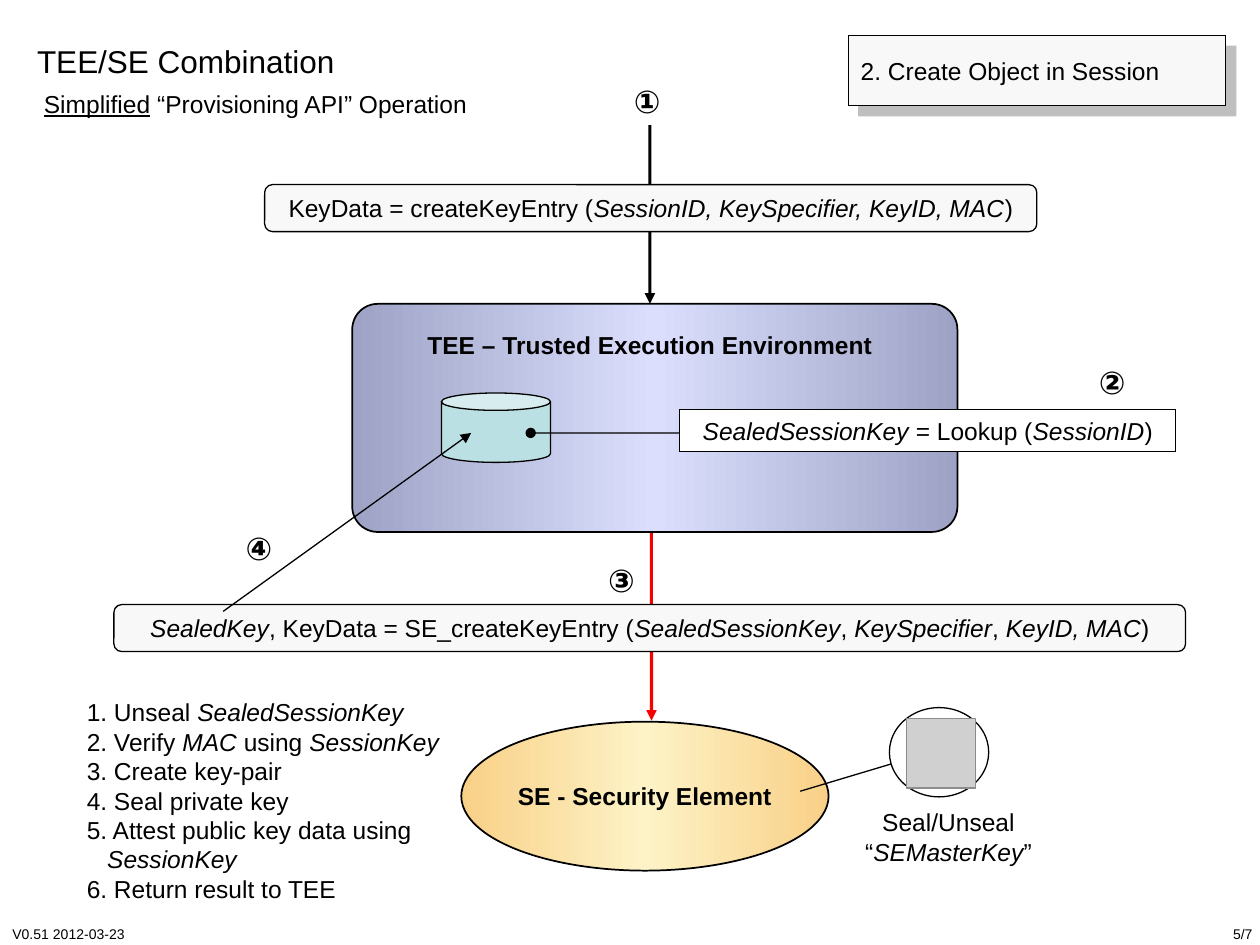
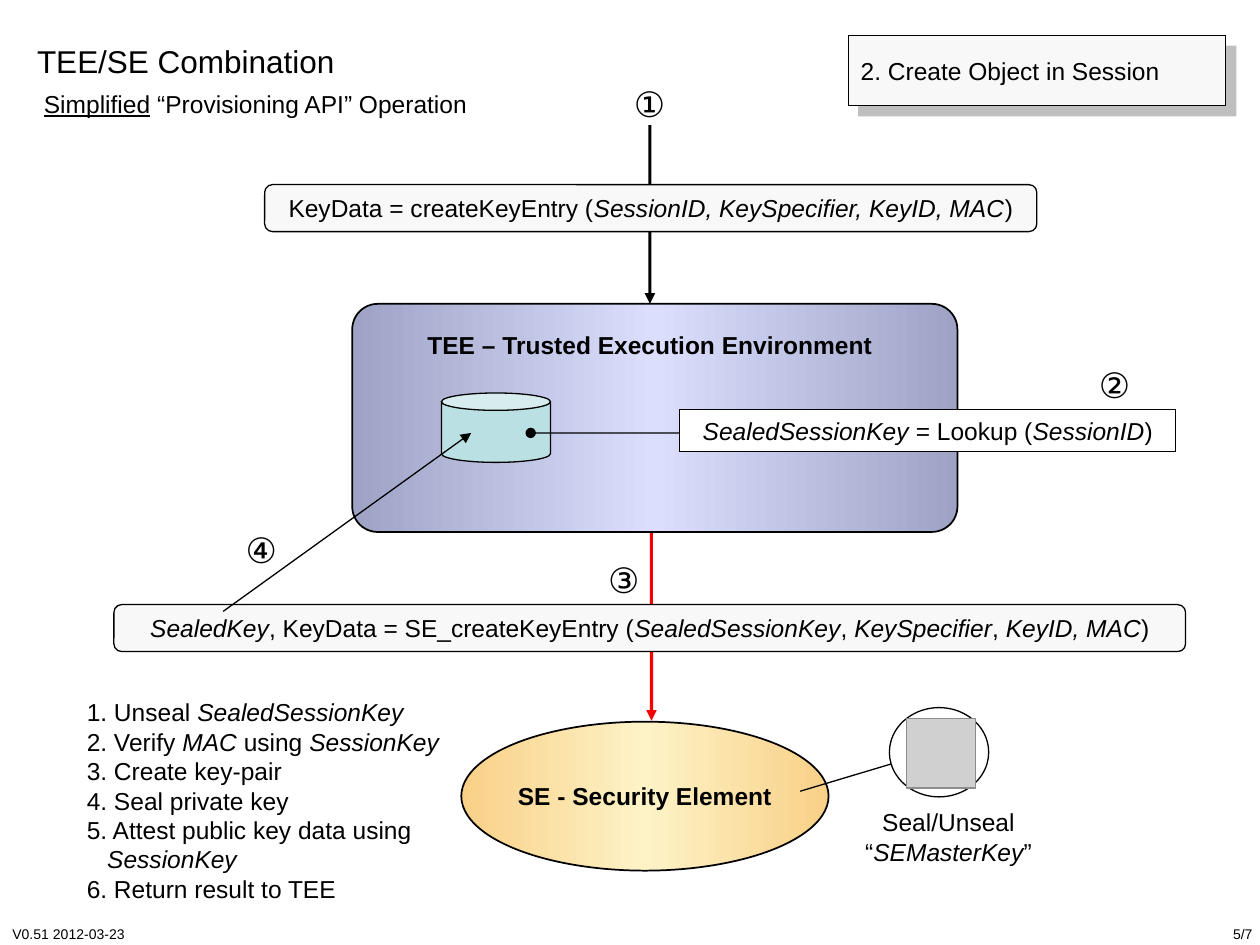
Before and after one commit to cyberphone/openkeystore.old, a slide deck: slide 5 of trunk/resources/docs/tee-se-combo.ppt. Drawn at 1260x945 pixels with LibreOffice and Linux fonts; fonts in the diff are those of the drawing; grey boxes stand for pictures. Boxes give left, top, right and bottom in pixels: in the first picture for what was removed or moved away, otherwise in the second. Text is boxed around its words. In the diff, an @@ line names an element or a change of style, - is before the commit and + after.

```diff
--- a/trunk/resources/docs/tee-se-combo.ppt
+++ b/trunk/resources/docs/tee-se-combo.ppt
@@ size 18 to 20 pt, bold off; more space between paragraphs in 4 elements at [608, 567, 639, 594], [246, 537, 277, 564], [1099, 372, 1130, 399], [634, 91, 665, 118] @@
```
Also in this commit, not shown: 2 other slides changed, 1 other file.
